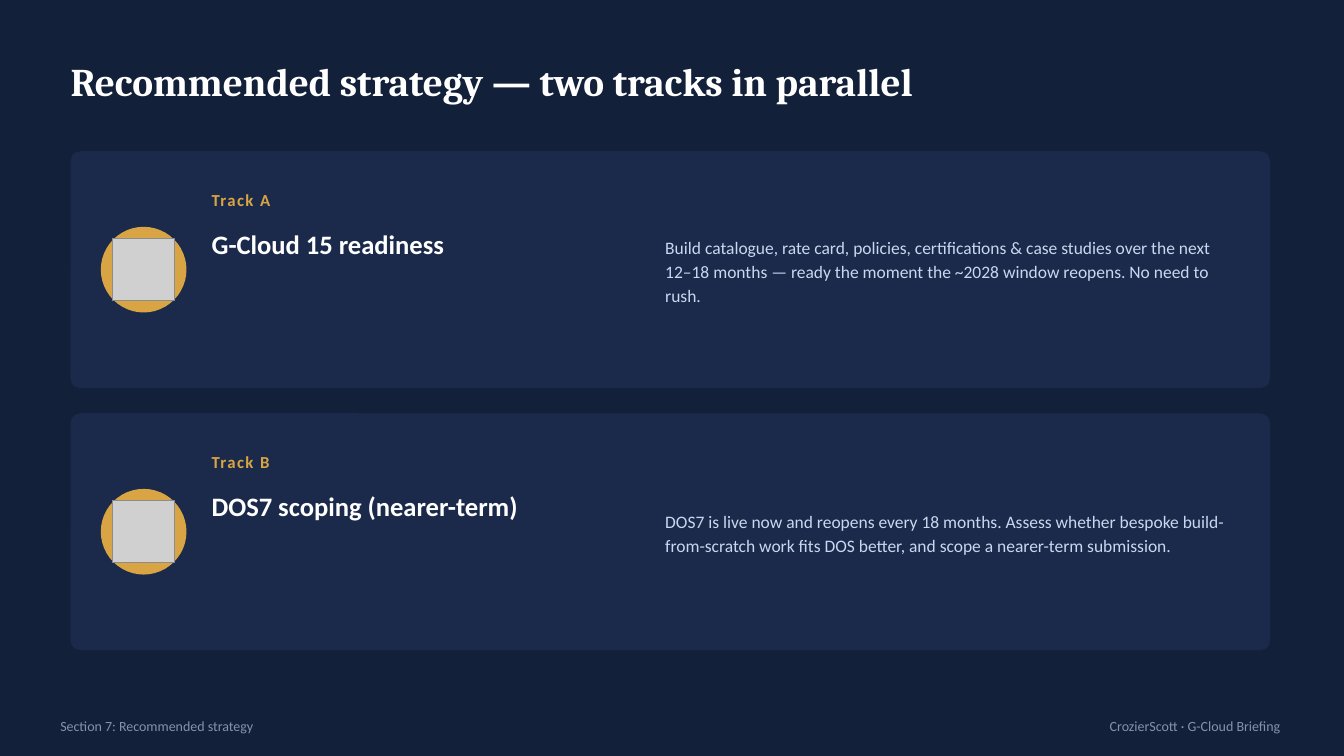
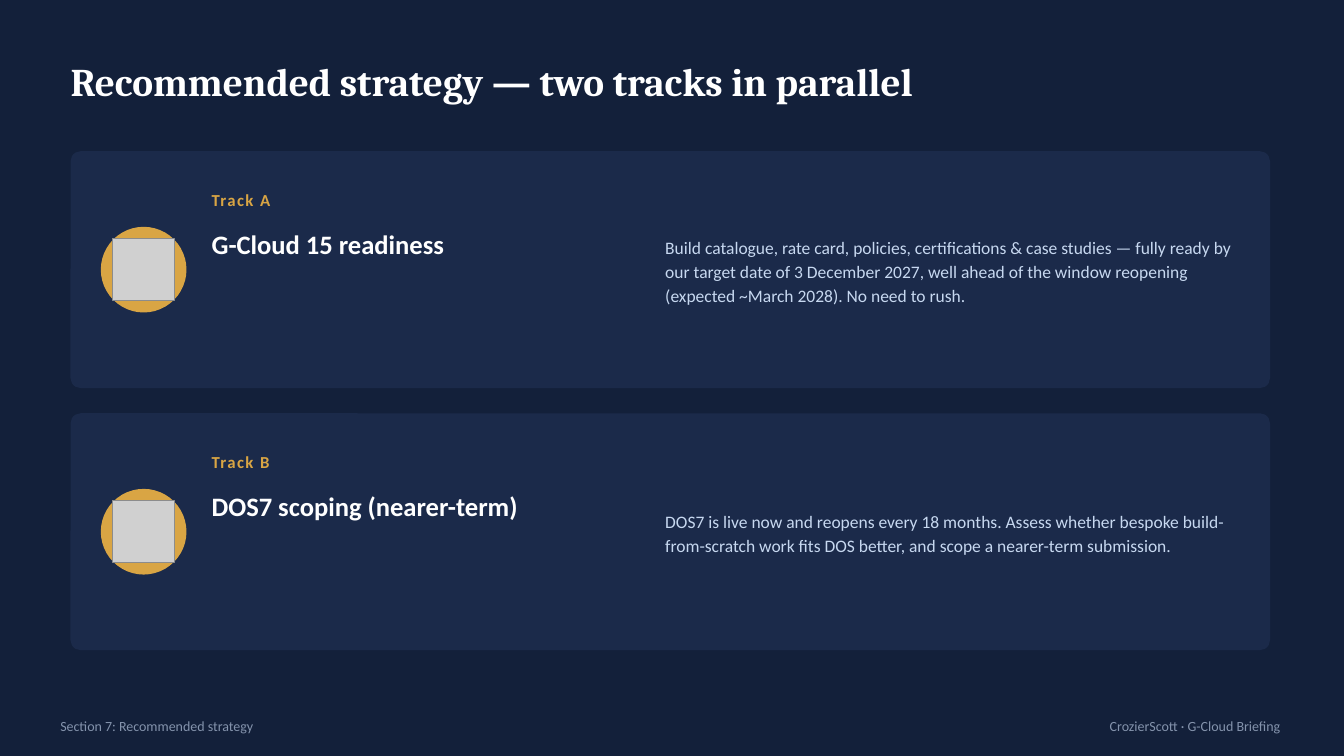
Before and after one commit to eddiemck/G-Cloud, a slide deck: slide 12 of g-cloud-briefing.pptx. Drawn at 1344x756 pixels with LibreOffice and Linux fonts; fonts in the diff are those of the drawing; grey boxes stand for pictures. Boxes give left, top, right and bottom in pixels: in the first picture for what was removed or moved away, otherwise in the second. Text is boxed around its words. In the diff, an @@ line names an element or a change of style, - is before the commit and + after.

Commit message:
Set 3 Dec 2027 as G-Cloud 15 readiness target

```diff
--- a/g-cloud-briefing.pptx
+++ b/g-cloud-briefing.pptx
@@ text at (665,242,1231,305): text changed @@
-Build catalogue, rate card, policies, certifications & case studies over the next 12–18 months — ready the moment the ~2028 window reopens. No need to rush.
+Build catalogue, rate card, policies, certifications & case studies — fully ready by our target date of 3 December 2027, well ahead of the window reopening (expected ~March 2028). No need to rush.
```
Also in this commit, not shown: 2 other slides changed.
